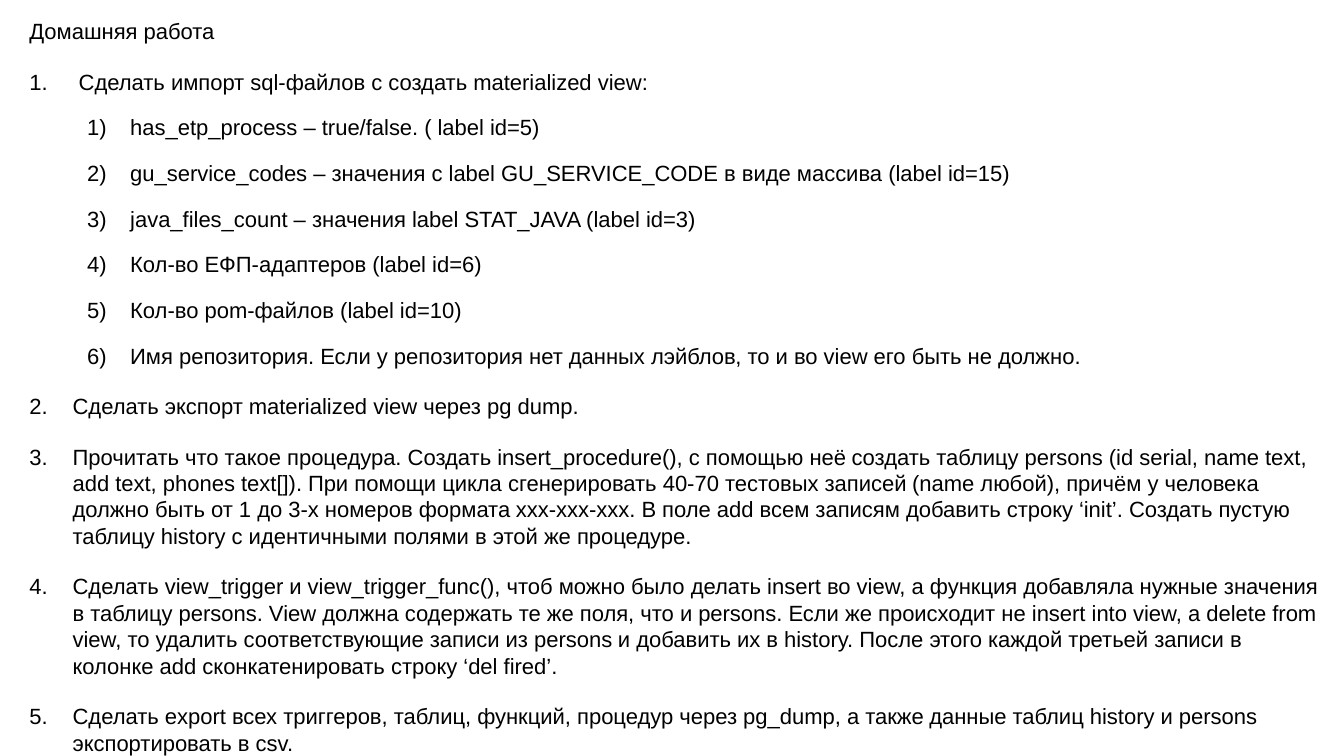
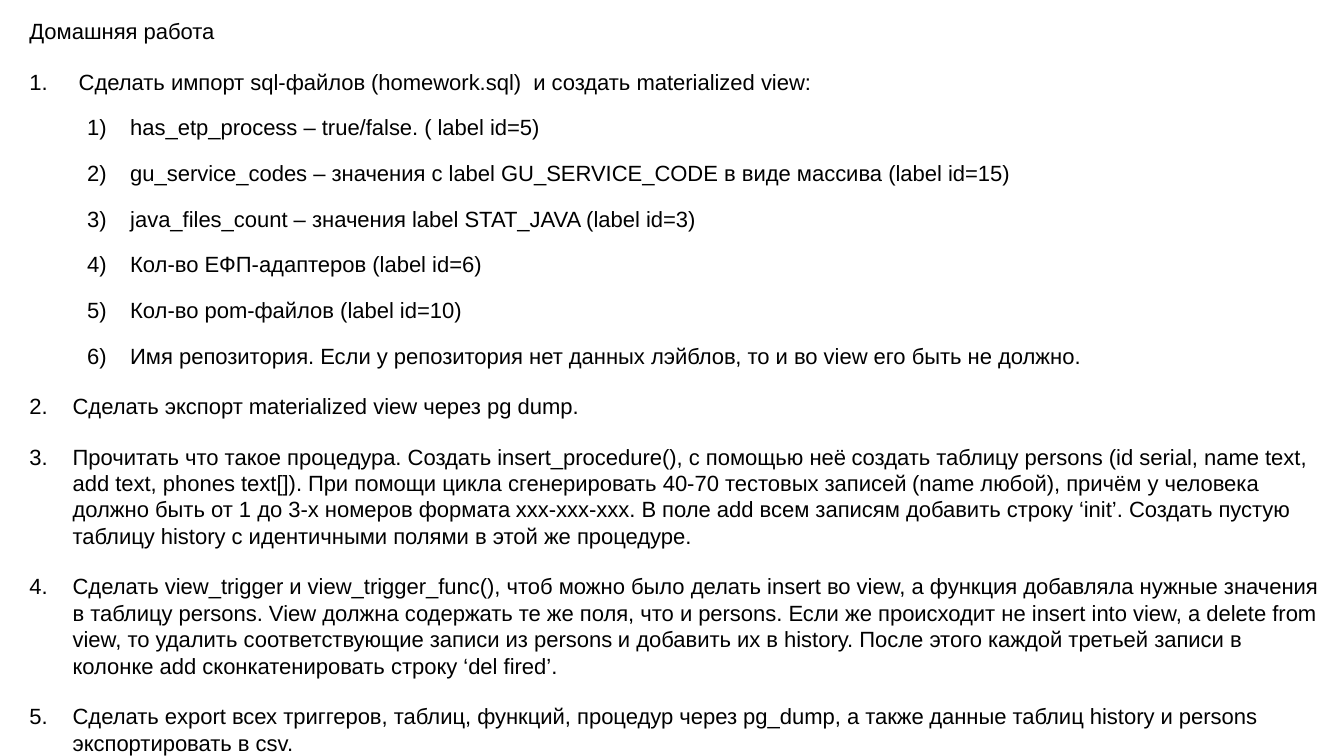
Before and after one commit to CPTMUTCHELL/smsoft-homework, a slide deck: slide 12 of sql/src/main/resources/presentation.pptx. Drawn at 1344x756 pixels with LibreOffice and Linux fonts; fonts in the diff are those of the drawing. Boxes give left, top, right and bottom in pixels: in the first picture for what was removed or moved away, otherwise in the second. Text is boxed around its words. In the diff, an @@ line names an element or a change of style, - is before the commit and + after.

Commit message:
lombok homework

```diff
--- a/sql/src/main/resources/presentation.pptx
+++ b/sql/src/main/resources/presentation.pptx
@@ text at (79,73,811,95): text changed @@
-1. Сделать импорт sql-файлов с создать materialized view:
+1. Сделать импорт sql-файлов (homework.sql) и создать materialized view:
```
Also in this commit, not shown: 4 other files.
